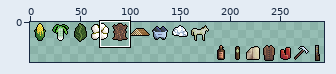
Two states of a sprite sheet, tiles/commodities20.png. The first picture is a wide view before the edit; the outline marks the close-up.
Close-up. As it was:
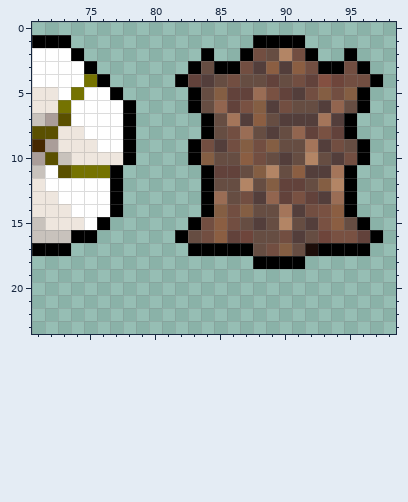
The file is 320x40 pixels. Colours within 5 levels of each other are drawn and written as one. Shown: x 71..98, y 0..23. The wide view leaves out empty margins.
Once edited:
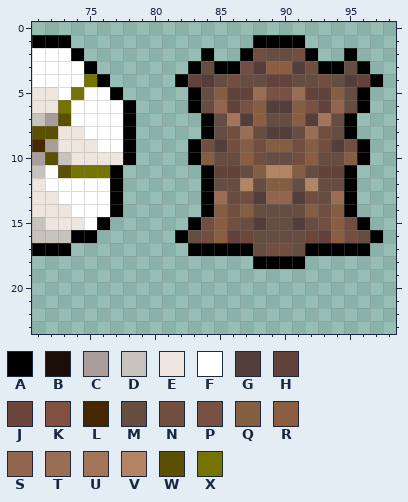
Palette (. is transparent): A #000000  B #1c0d09  C #aa9d99  D #c8c2bc  E #eee6de  F #ffffff  G #533e3b  H #62423b  J #6e453b  K #845041  L #462801  M #664d42  N #724e41  P #795142  Q #845e43  R #8b5e42  S #92654f  T #9a6d55  U #a4755a  V #b38565  W #5a5000  X #757301
What changed:
@@ x 88..98 @@
  1 AAAA.......
- 2 NMVNA..A...
- 3 GRGRNAANA..
- 4 MHMNHKJNNA.
- 5 TPHGNQNQA..
- 6 QGNMMGSMA..
- 7 RMGGGUGA...
- 8 MGMSHPHA...
- 9 NQMMUGNMA..
-10 NMGMVMGNA..
-11 QVMRGGUA...
-12 MQHHMQVA...
-13 GSHPHGTA...
-14 MMUGNPRA...
-15 GMVMGPRMA..
-16 MMNGMJPPHA.
-17 MNQMBAAAA..
+ 2 NMMNA..A...
+ 3 GRRGNAAMA..
+ 4 MHHMMNMGHA.
+ 5 TPPTHHQMA..
+ 6 QGGQPHSMA..
+ 7 RMMRGUMA...
+ 8 MGGMTNMA...
+ 9 NQQNQNGNA..
+10 NMMNRMMQA..
+11 QVVQMHHA...
+12 MQQMVMMA...
+13 GSSGNMTA...
+14 MMMMQNQA...
+15 GMMGMNRNA..
+16 MMMMJHRNMA.
+17 MNNMAAAAA..
 18 AAAA.......
Changed places in both close-ups, as pixel boxes (x1, y1, x2, y2):
changed: (279, 48, 370, 256)
